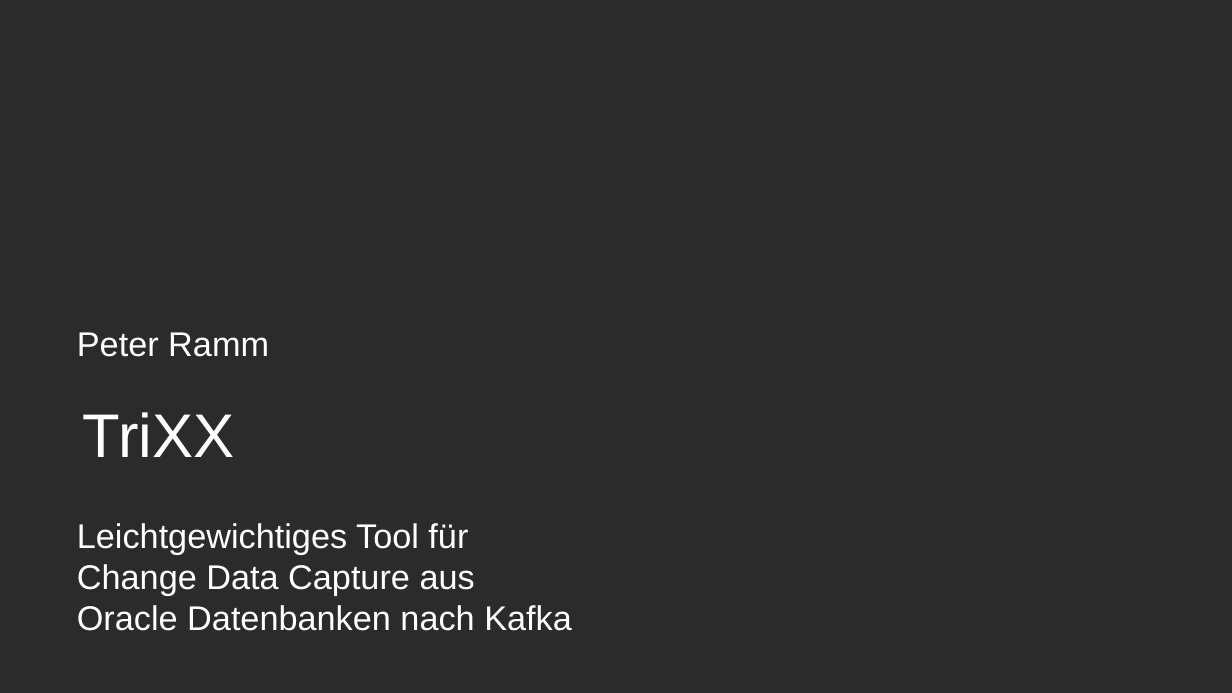
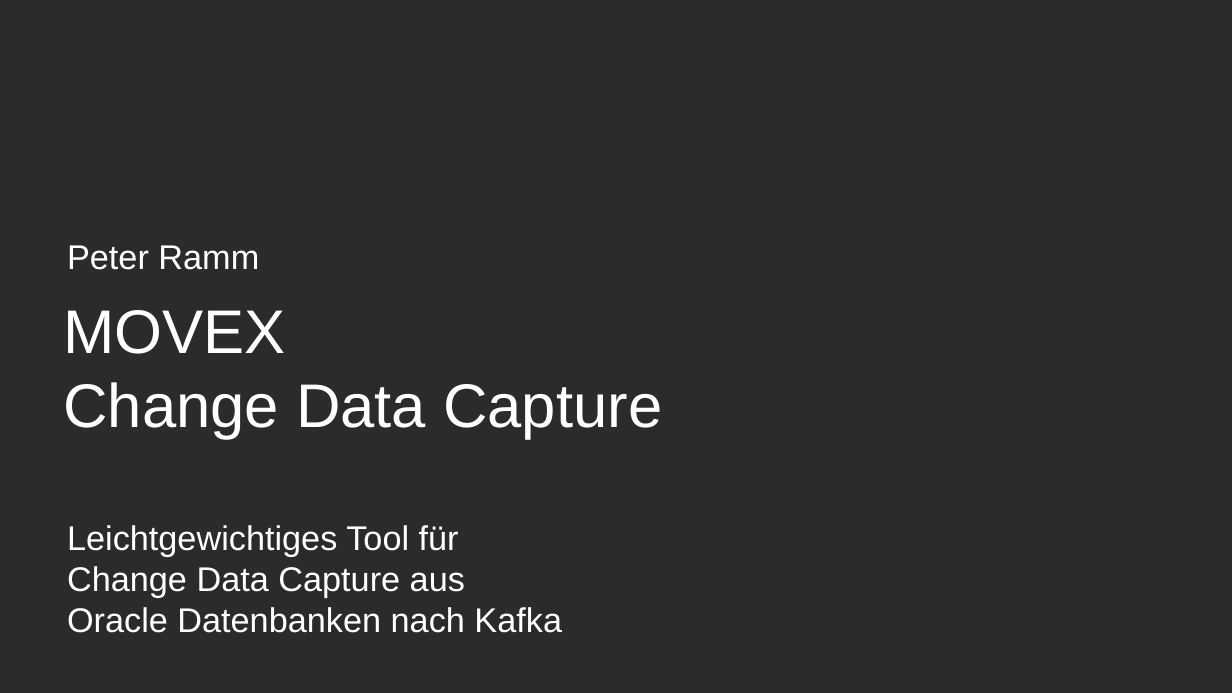
Before and after one commit to osp-ottogroup/movex-cdc, a slide deck: slide 1 of doc/2021-12_TriXX_IT-Tage.pptx. Drawn at 1232x693 pixels with LibreOffice and Linux fonts; fonts in the diff are those of the drawing; background and template pictures are left out; a plain dark background stands for a picture behind light text. Boxes give left, top, right and bottom in pixels: in the first picture for what was removed or moved away, otherwise in the second. Text is boxed around its words. In the diff, an @@ line names an element or a change of style, - is before the commit and + after.

```diff
--- a/doc/2021-12_TriXX_IT-Tage.pptx
+++ b/doc/2021-12_TriXX_IT-Tage.pptx
@@ text "Peter Ramm": place and size @@
-text "Peter Ramm" at (77,332,269,357)
+text "Peter Ramm" at (67,245,259,270)
@@ text at (63,310,662,439): text changed @@
-TriXX
+MOVEX
+Change Data Capture
@@ text "Leichtgewichtiges Tool für": place and size @@
-text "Leichtgewichtiges Tool für" at (77,523,572,631)
+text "Leichtgewichtiges Tool für" at (67,525,562,633)
```
Also in this commit, not shown: 11 other slides changed, 4 other files.
